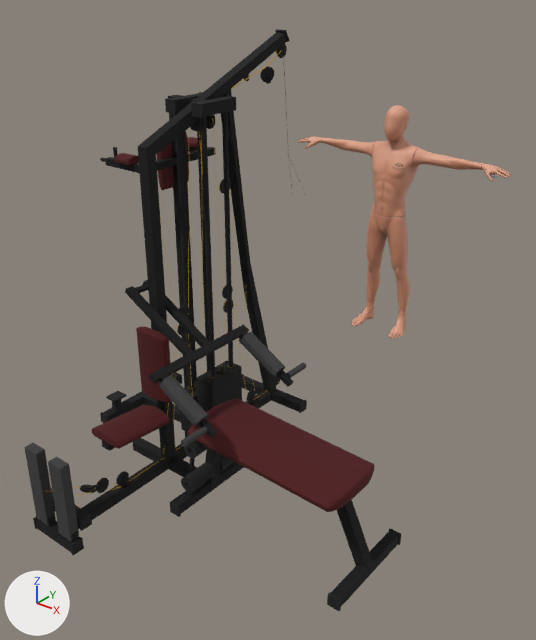
One commit to the glTF model models/triceps_poleas.glb: the scene before it, then after it.
One viewpoint serves both versions: a 50 mm camera at (2.7, -4.89, 2.72) aimed at (0.24, -1.81, 0.81). Arrows for +X, +Y and +Z are at lower left; the lights stay in place. Where no turn or scale is listed for an object, it has been applied to the vertices. Vertices at the same position are counted once.

In view in the first picture: 'Ch36', 'Gym Multiple'.
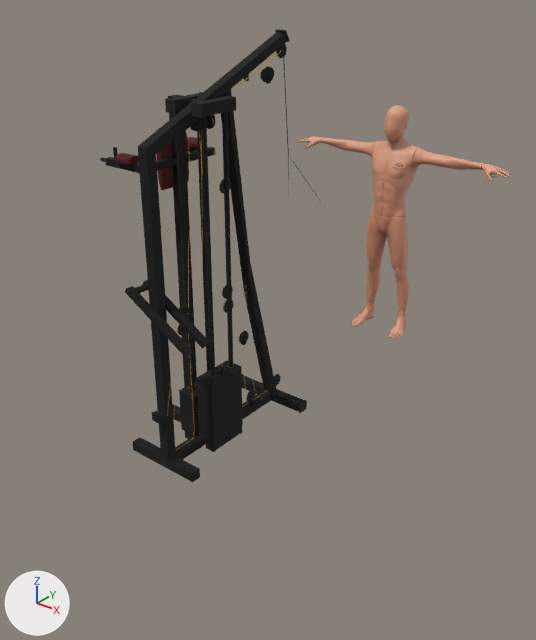
Where the newer file only moved an object's origin or applied its transform, the numbers keep the older frame.

Where the change shows, as pixel boxes [x1, y1, x2, y2] in the pictures (536 x 640 px):
```json
{"object": "Gym Multiple", "change": "reshaped", "before": [24, 29, 401, 611], "after": [100, 29, 307, 482], "on screen": "45% narrower, 22% shorter"}
{"part": 1, "of": "me_gym_multiple", "change": "deleted", "before": [24, 327, 401, 611]}
{"part": 2, "of": "me_gym_multiple", "change": "cut back", "before": [35, 324, 399, 606], "after": [151, 411, 166, 424]}
{"part": 3, "of": "me_gym_multiple", "change": "cut back", "before": [103, 373, 181, 420], "after": [173, 404, 180, 420]}
{"part": 4, "of": "me_gym_multiple", "change": "surface changed", "before": [187, 462, 197, 472], "after": [187, 462, 199, 474]}
```

Edits to the scene script, one JSON object a line:
```json
{"block": "me_gym_multiple", "where": "# used by ob_gym_multiple; location = (0.0, 0.0, 0.0)"}
{"op": "remove", "block": "me_gym_multiple", "code": "me_gym_multiple.from_pydata(...)  # 7251 vertices, 14088 faces; spans x -0.7..1.39, y -3.26..-1.32, z 0.0..2.36"}
{"op": "add", "block": "me_gym_multiple", "code": "me_gym_multiple.from_pydata(...)  # 4907 vertices, 9513 faces; spans x -0.53..0.28, y -2.53..-1.32, z 0.0..2.36"}
{"block": "me_gym_multiple", "change": "me_gym_multiple part 1: 36 loose pieces with 1761 vertices, spanning x -0.7..1.39, y -3.26..-1.7, z 0.0..0.92, are deleted"}
{"block": "me_gym_multiple", "change": "me_gym_multiple part 2: 1 vertex moved from x -0.05, y -2.6, z 0.35 to x -0.05, y -2.51, z 0.35; 572 vertices removed from x -0.17..1.38, y -3.26..-2.07, z 0.0..0.89; 9 vertices added at x -0.05..0.01, y -2.51..-2.45, z 0.1..0.4"}
{"block": "me_gym_multiple", "change": "me_gym_multiple part 3: 1 vertex moved from x -0.5, y -2.07, z 0.01 to x -0.4, y -2.07, z 0.01; 23 vertices removed from x -0.69..-0.5, y -2.37..-1.7, z 0.01..0.07; 3 vertices added at x -0.4, y -2.07..-2.01, z 0.01..0.07"}
{"block": "me_gym_multiple", "change": "me_gym_multiple part 4: 1 kept faces spanning x 0.1..0.21, y -2.46..-2.4, z 0.07 get new texture (UV) coordinates"}
```
